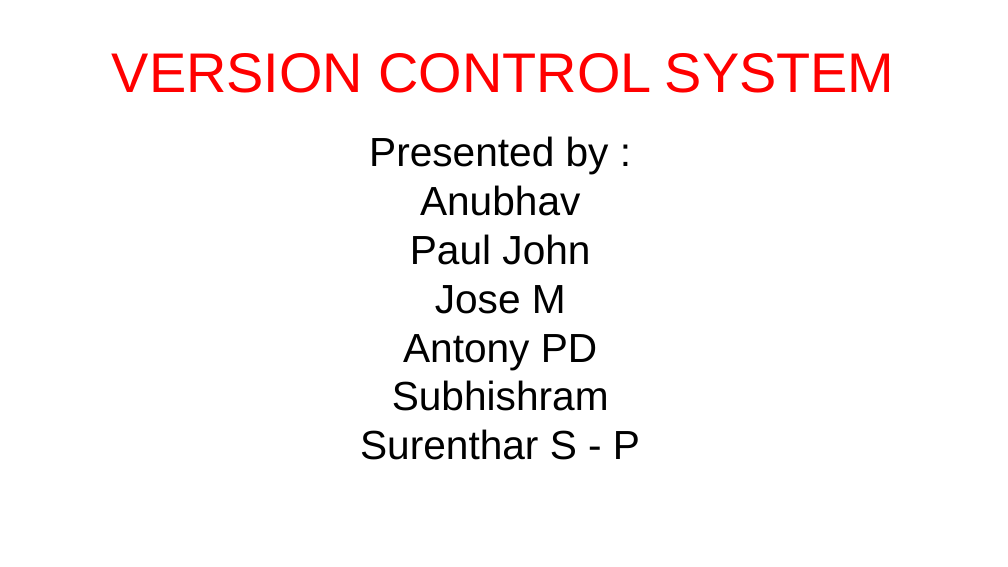
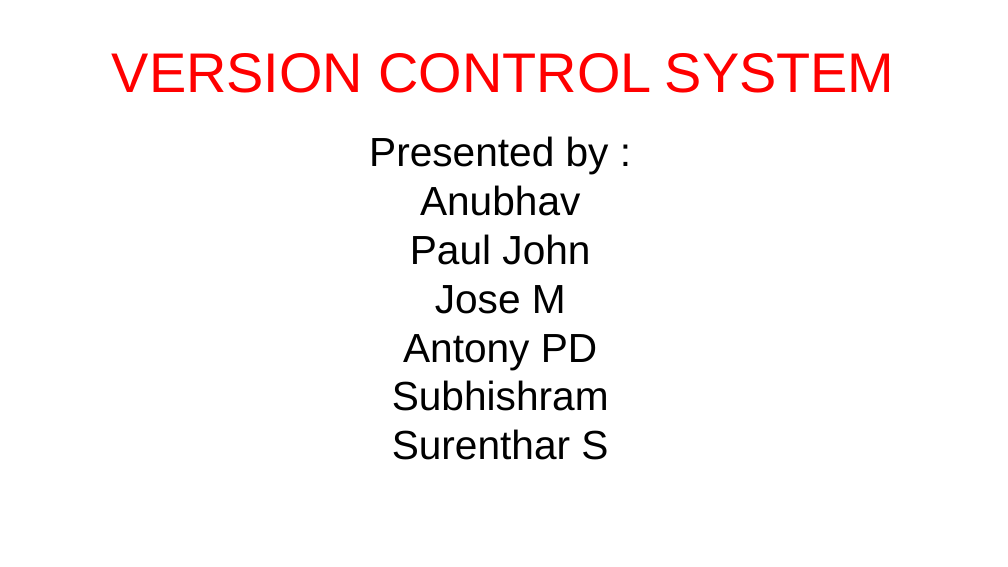
Before and after one commit to anubhavAnora/presentation, a slide deck: slide 1 of Presentation.odp. Drawn at 1008x567 pixels with LibreOffice and Linux fonts; fonts in the diff are those of the drawing. Boxes give left, top, right and bottom in pixels: in the first picture for what was removed or moved away, otherwise in the second. Text is boxed around its words. In the diff, an @@ line names an element or a change of style, - is before the commit and + after.

Commit message:
updating file in anubhav's branch

```diff
--- a/Presentation.odp
+++ b/Presentation.odp
@@ subtitle at bbox=[392, 429, 608, 460]: text changed @@
-Surenthar S - P
+Surenthar S
```
